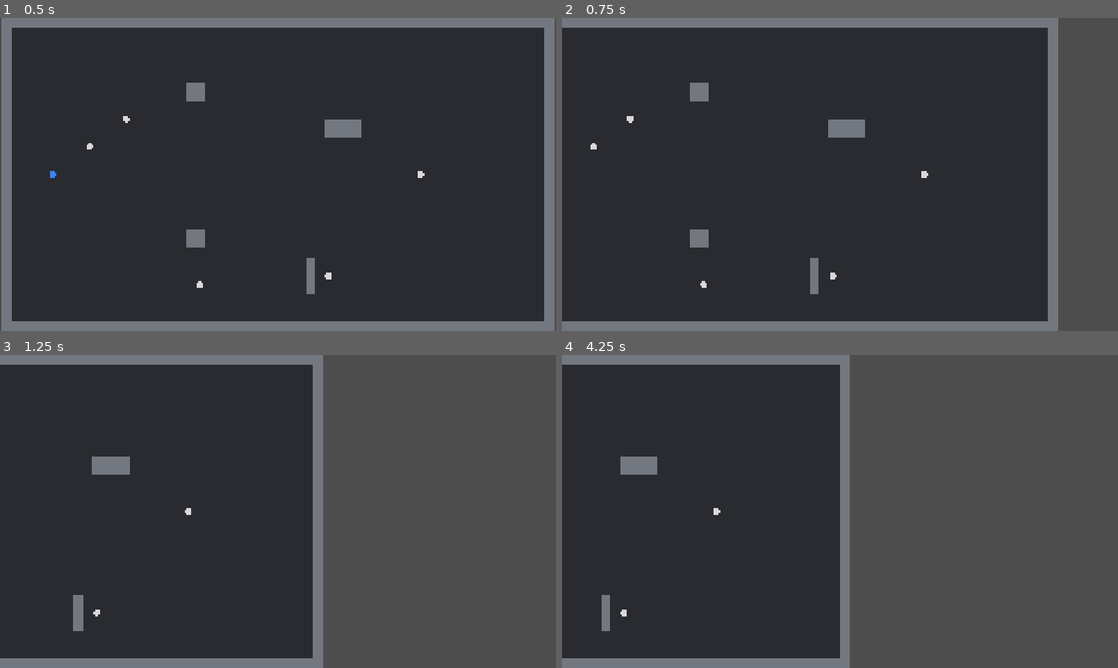
Above: before the commit, frames 1-4 (two rows, left to right).
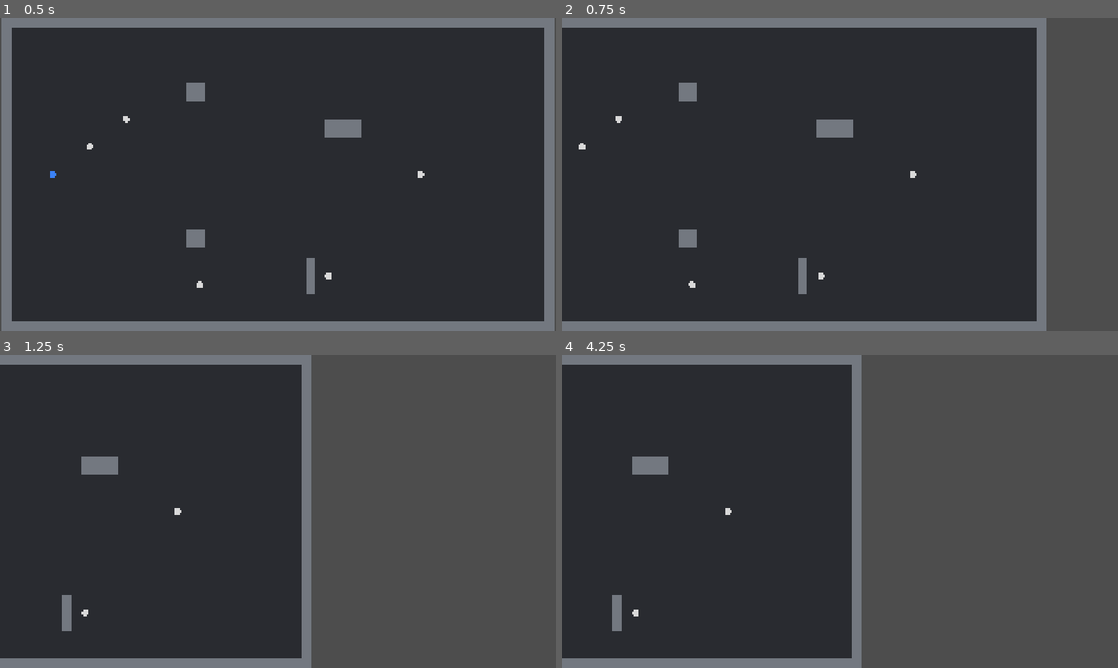
Above: after the commit, the same moments.

Repository: gabrielsfprofessional/A-Cow-Or-Chicken-Game-build-McGills
Game: Godot game, scene res://game/maps/practice/practice_range.tscn
Two runs of this game, one before a commit and one after it. Both use one fixed random seed, a clock stepped at 60 frames per second and the inputs below. This scene is started directly instead of the project's main scene.
Inputs (mouse positions are in pixels of both pictures, inside the frame that each line leads up to):
- Up to frame 1 (0.5 s): no input
- Up to frame 2 (0.75 s): tap Enter at 0.5 s; move the mouse to (962, 158) at 0.52 s; hold D (move_right) from 0.53 s (still down); tap Q (ability) at 0.6 s; click (962, 158) at 0.67 s
- Up to frame 3 (1.25 s): keep holding D (move_right)
- Up to frame 4 (4.25 s): release D (move_right) at 1.25 s; drag from (728, 527) to (812, 574) at 1.27 s; tap Space at 2 s; move the mouse to (895, 442) at 2.02 s; hold D (move_right) 2.03-2.75 s; tap E (interact) at 2.1 s; drag from (812, 574) to (673, 464) at 2.77 s; tap Enter at 3.5 s; move the mouse to (1006, 558) at 3.52 s; hold A (move_left) from 3.53 s (still down); tap F (ultimate) at 3.6 s

Frame 1 is identical in both runs. In frame 2, 5.1% of the frame differs, in the area x 3-90%, y 0-100%; in frame 3, 4.5%; in frame 4, 4.5%.

Commit message:
T20: Fly camera opts out of physics interpolation
Co-Authored-By: Claude Opus 5.5 <noreply@anthropic.com>

Diff:
--- a/game/maps/arena/fly_camera.tscn
+++ b/game/maps/arena/fly_camera.tscn
@@ -3,4 +3,5 @@
 [ext_resource type="Script" path="res://game/maps/arena/fly_camera.gd" id="1_camera"]
 
 [node name="FlyCamera" type="Camera2D"]
+physics_interpolation_mode = 2
 script = ExtResource("1_camera")
